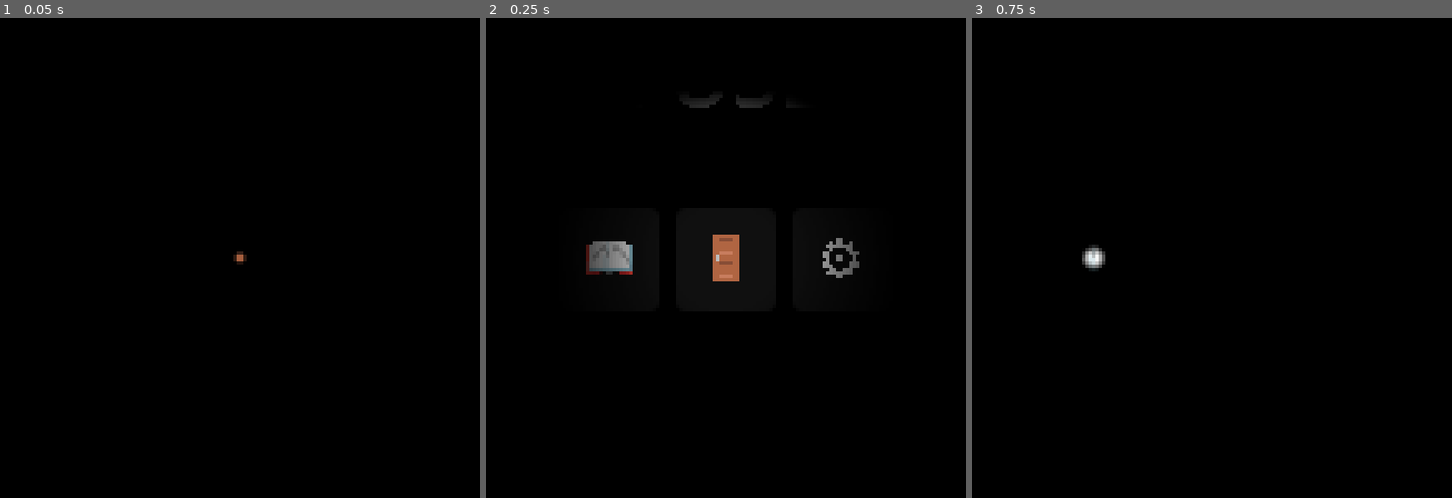
Above: before the commit, frames 1-3 (left to right).
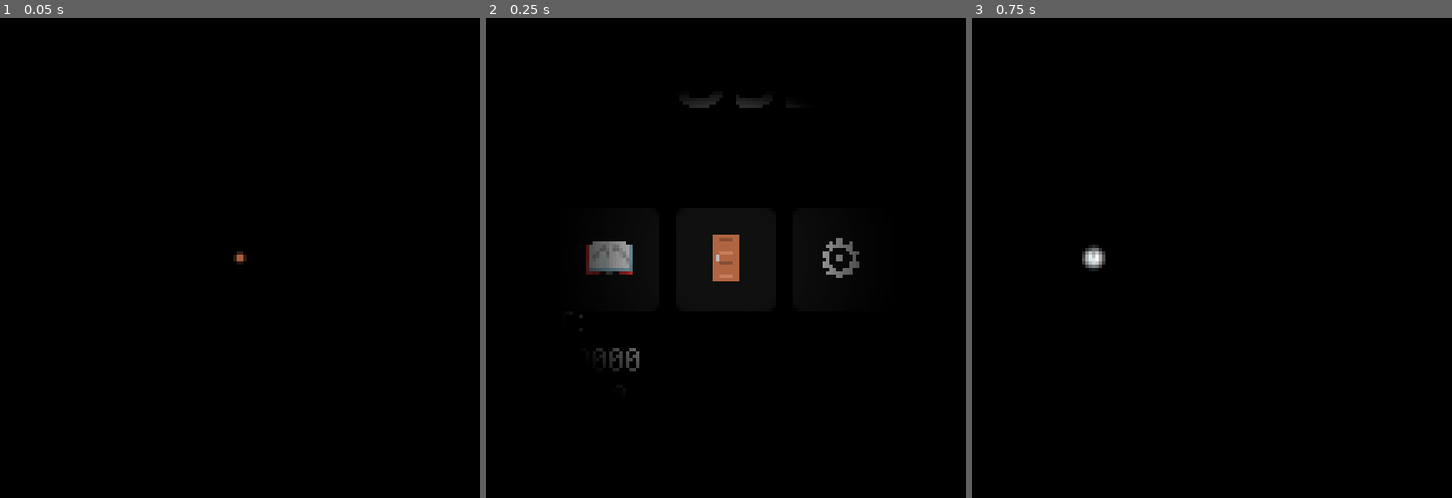
Above: after the commit, the same moments.

Repository: Ironnoob73/Fuse
Game: Godot game, scene res://Assets_main/Title.tscn
Same seed, same stepped clock (60 frames per second), same inputs: the game is played once before the commit and once after it.
Inputs:
- Up to frame 1 (0.05 s): no input
- Up to frame 2 (0.25 s): no input
- Up to frame 3 (0.75 s): click "📖" at 0.5 s

Frame 1 is identical in both runs. In frame 2, 0.2% of the frame differs, in the area x 19-32%, y 61-74%; in frame 3, nothing differs.

Commit message:
20240731DU1

Diff:
--- a/Assets_main/Elements/CharacterBody2D.gd
+++ b/Assets_main/Elements/CharacterBody2D.gd
@@ -7,6 +7,8 @@
 @onready var sprite_2d = $Sprite2D
 @onready var point_light_2d = $PointLight2D
 @onready var ray_cast_2d = $RayCast2D
+
+var bullet = preload("res://Assets_main/Elements/ShootedBullet.tscn")
 
 # Get the gravity from the project settings to be synced with RigidBody nodes.
 var gravity = ProjectSettings.get_setting("physics/2d/default_gravity")
@@ -54,7 +56,7 @@
 		ray_cast_2d.get_collider().hitted()
 	if Input.is_action_just_pressed("range") && get_parent().bullet_count > 0:
 		get_parent().add_bullet(-1)
-		var bullet_instance = load("res://Assets_main/ShootedBullet.tscn").instantiate()
+		var bullet_instance = bullet.instantiate()
 		bullet_instance.direction = sprite_2d.flip_h
 		bullet_instance.position = position
 		get_parent().add_child(bullet_instance)
--- a/Assets_main/Elements/Hud.gd
+++ b/Assets_main/Elements/Hud.gd
@@ -4,9 +4,13 @@
 var time : float = 0
 var last_time : float = 0
 var score : int = 0
+var health : int = 10
 @onready var time_text = $Control/Time
 @onready var fuse_text = $Control/VBoxContainer/Fuse/Label
 @onready var score_text = $Control/VBoxContainer/HBoxContainer/Score
+@onready var health_bar = $Control/VBoxContainer/HBoxContainer/Health
+
+signal time_out
 
 #https://www.youtube.com/shorts/M-0UNa8M5bE
 func _physics_process(delta):
@@ -14,5 +18,23 @@
 		time += delta
 		time_text.text = "%02d:" % floor(fmod(time,3600)/60) + "%02d." % floor(fmod(time,60)) + "%02d" % floor(fmod(time,1)*100)
 		if get_parent().power:
-			last_time -= delta
-			fuse_text.text = str(floor(fmod(last_time,60))) + "." + "%02d" % floor(fmod(last_time,1)*100)
+			if last_time > 0:
+				last_time -= delta
+				fuse_text.text = str(floor(fmod(last_time,60))) + "." + "%02d" % floor(fmod(last_time,1)*100)
+			else :
+				fuse_text.text = "0.00"
+				fuse_text.set_modulate(Color(1,0,0))
+				emit_signal("time_out")
+				flow = false
+
+func add_health(hurt:bool):
+	var count : int = 2
+	if hurt == true:	health -= count
+	else :	health += count
+	for i in health_bar.get_children():
+		if (i.get_index() + 1) * 2 <= health:
+			i.get_child(0).set_frame(0)
+		elif (i.get_index() + 1) * 2 -1 > health:
+			i.get_child(0).set_frame(2)
+		elif (i.get_index() + 1) * 2 -1 == health:
+			i.get_child(0).set_frame(1)
--- a/Assets_main/Title.tscn
+++ b/Assets_main/Title.tscn
@@ -1,5 +1,6 @@
-[gd_scene load_steps=5 format=3 uid="uid://dloq7orwq4ry7"]
+[gd_scene load_steps=7 format=3 uid="uid://dloq7orwq4ry7"]
 
+[ext_resource type="Theme" uid="uid://difuj4hbx4b03" path="res://Resources/Title_theme.tres" id="1_gkal5"]
 [ext_resource type="Script" path="res://Assets_main/Title.gd" id="1_qcvkd"]
 [ext_resource type="FontFile" uid="uid://bu28sqx07tc6r" path="res://Resources/QuanPixel.ttf" id="2_lli0p"]
 
@@ -15,6 +16,8 @@
 fill_from = Vector2(0.5, 0.5)
 fill_to = Vector2(1, 1)
 
+[sub_resource type="SystemFont" id="SystemFont_an45g"]
+
 [node name="Title" type="Control"]
 layout_mode = 3
 anchors_preset = 15
@@ -22,6 +25,7 @@
 anchor_bottom = 1.0
 grow_horizontal = 2
 grow_vertical = 2
+theme = ExtResource("1_gkal5")
 script = ExtResource("1_qcvkd")
 
 [node name="DirectionalLight2D" type="DirectionalLight2D" parent="."]
@@ -43,6 +47,7 @@
 offset_right = 30.0
 offset_bottom = 35.0
 grow_horizontal = 2
+theme_override_fonts/font = SubResource("SystemFont_an45g")
 theme_override_font_sizes/font_size = 25
 text = "FUSE"
 
@@ -78,6 +83,16 @@
 theme_override_fonts/font = ExtResource("2_lli0p")
 text = "📖"
 
+[node name="Label" type="Label" parent="Tutorial"]
+layout_mode = 1
+anchors_preset = -1
+anchor_left = -0.5
+anchor_top = 1.0
+anchor_bottom = 1.0
+text = "LAST:
+00000000
+00:00.00"
+
 [node name="Settings" type="Button" parent="."]
 layout_mode = 1
 anchors_preset = -1
--- a/Assets_main/Tutorial.tscn
+++ b/Assets_main/Tutorial.tscn
@@ -292,3 +292,5 @@
 
 [node name="Bullet" parent="." instance=ExtResource("12_nl2c7")]
 position = Vector2(36, 68)
+
+[connection signal="time_out" from="CanvasLayer" to="." method="_on_canvas_layer_time_out"]
--- a/Assets_main/World.gd
+++ b/Assets_main/World.gd
@@ -45,7 +45,12 @@
 
 func exit():
 	canvas_layer.flow = false
+	add_score(floor(canvas_layer.last_time * 10))
 	var tween = get_tree().create_tween().set_parallel()
 	tween.tween_property(env_light,"energy",1,0.25)
 	tween.tween_property(player_light,"energy",1,0.25)
 	tween.tween_property(player_light,"texture_scale",0,0.5).set_trans(Tween.TRANS_CUBIC)
+	tween.tween_callback(func():get_tree().change_scene_to_file("res://Assets_main/Title.tscn")).set_delay(0.5)
+
+func _on_canvas_layer_time_out():
+	canvas_layer.add_health(true)
--- /dev/null
+++ b/Resources/Title_theme.tres
@@ -0,0 +1,9 @@
+[gd_resource type="Theme" load_steps=2 format=3 uid="uid://difuj4hbx4b03"]
+
+[ext_resource type="FontFile" uid="uid://bu28sqx07tc6r" path="res://Resources/QuanPixel.ttf" id="1_8icq4"]
+
+[resource]
+Label/font_sizes/font_size = 8
+Label/fonts/font = ExtResource("1_8icq4")
+TooltipLabel/font_sizes/font_size = 8
+TooltipLabel/fonts/font = ExtResource("1_8icq4")
